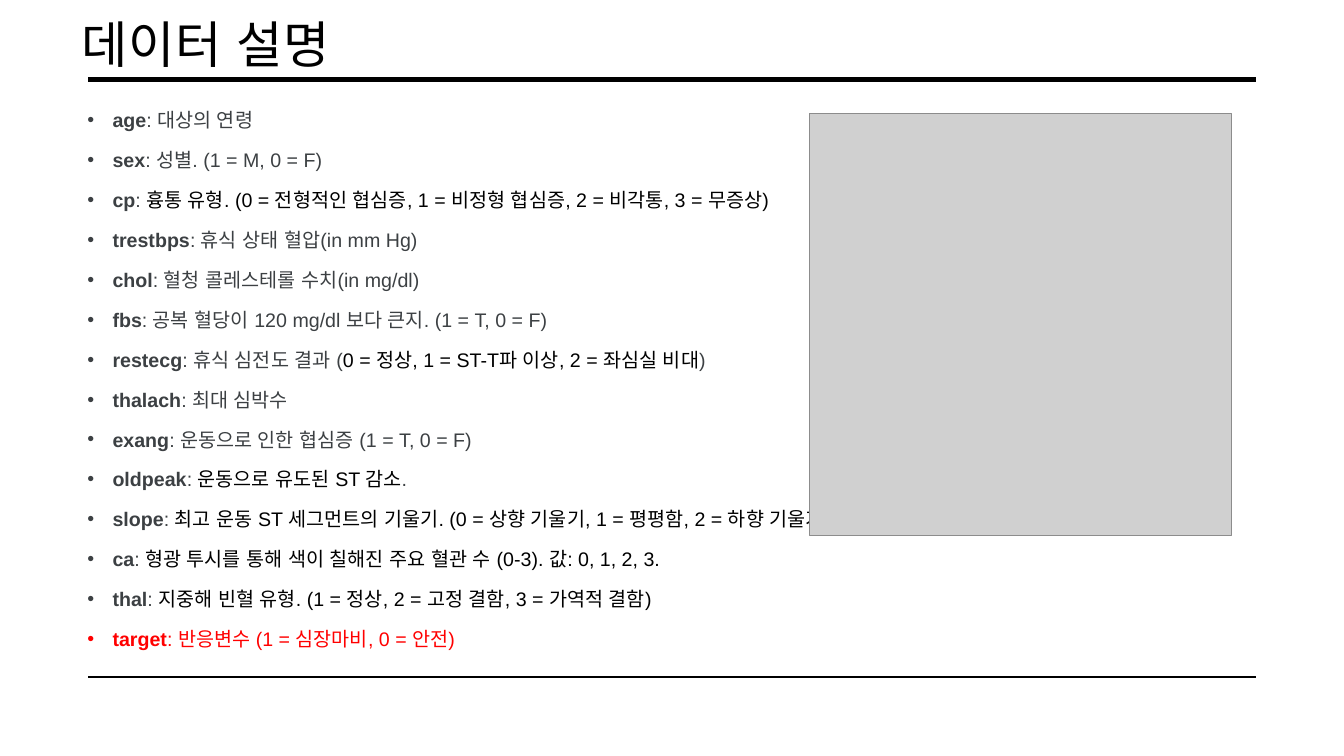
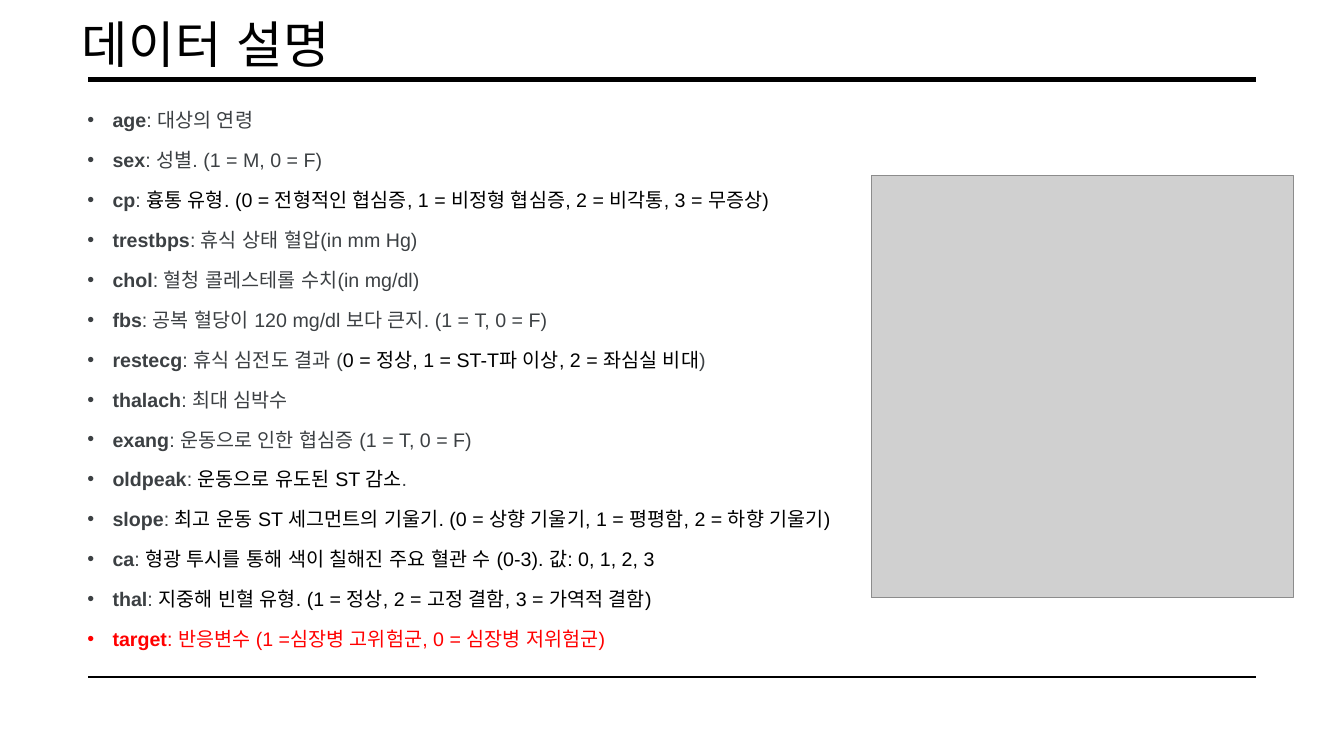
Before and after one commit to pillwood/Heart-Disease-Prediction, a slide deck: slide 5 of 201조 데이터 전처리.pptx (slide 4 before the commit). Drawn at 1344x756 pixels with LibreOffice and Linux fonts; fonts in the diff are those of the drawing; grey boxes stand for pictures. Boxes give left, top, right and bottom in pixels: in the first picture for what was removed or moved away, otherwise in the second. Text is boxed around its words. In the diff, an @@ line names an element or a change of style, - is before the commit and + after.

```diff
--- a/201조 데이터 전처리.pptx
+++ b/201조 데이터 전처리.pptx
@@ picture: place and size @@
-picture at [810, 113, 1232, 535]
+picture at [871, 175, 1294, 598]
@@ text at [113, 549, 655, 570]: text changed @@
-• ca: 형광 투시를 통해 색이 칠해진 주요 혈관 수 (0-3). 값: 0, 1, 2, 3.
+• ca: 형광 투시를 통해 색이 칠해진 주요 혈관 수 (0-3). 값: 0, 1, 2, 3
@@ text at [113, 629, 605, 650]: text changed @@
-• target: 반응변수 (1 = 심장마비, 0 = 안전)
+• target: 반응변수 (1 =심장병 고위험군, 0 = 심장병 저위험군)
```
Also in this commit, not shown: 9 other slides changed, 6 slides removed.
